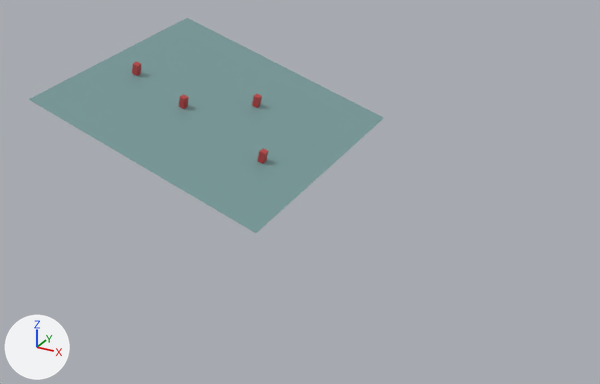
An edit to the glTF model hermite/bpg_base_posts.glb, drawn before and after from the same camera.
The view is the same before and after, from a 50 mm lens placed at (101.0, -345.0, 150.0), pointed at (-76.0, -24.0, -10.0). The lights are fixed; the arrows at lower left show +X, +Y and +Z. Where no turn or scale is listed for an object, it has been applied to the vertices.

In view in the first picture: 'Base'.
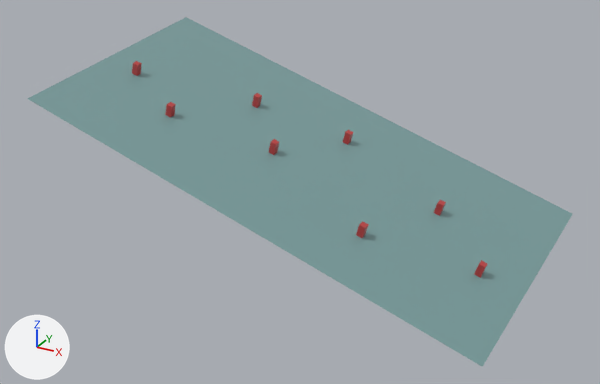
Commit message: Updating mesh with additional posts

Edits to the bpy script that builds the scene:
```text
Change ob_base:
    ob_base.location: (-127.6, -16.5, 21.0) -> (-77.0, -16.7, 4.8)
    ob_base.scale: (13200.0, 12100.0, 15000.0) -> (23900.0, 12100.0, 15000.0)
Add ob_post_07:
    ob_post_07 = bpy.data.objects.new('Post_07', me_post_03.copy())  # the mesh of ob_post_03
    ob_post_07.location = (17.2, -31.2, -24.2)
Add ob_post_06:
    ob_post_06 = bpy.data.objects.new('Post_06', me_post_03.copy())  # the mesh of ob_post_03
    ob_post_06.location = (-11.3, -6.9, -11.2)
Add ob_post_05:
    ob_post_05 = bpy.data.objects.new('Post_05', me_post_03.copy())  # the mesh of ob_post_03
    ob_post_05.location = (-32.5, -46.2, -10.7)
Add ob_post_04:
    ob_post_04 = bpy.data.objects.new('Post_04', me_post_03.copy())  # the mesh of ob_post_03
    ob_post_04.location = (-66.5, 8.7, 8.9)
```

Pixel boxes (x1, y1, x2, y2) of what changed, in the pictures (600 x 384 px):
'Base', moved, rescaled (53% wider, 62% taller)
    before: (29, 18, 384, 233)
    after: (27, 17, 572, 367)
'Post_05', added
    after: (356, 221, 368, 238)
'Post_07', added
    after: (474, 260, 488, 278)
'Post_06', added
    after: (434, 200, 446, 216)
'Post_04', added
    after: (343, 130, 353, 145)
